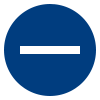
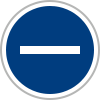
Layer changes from the first (100, 100) image to the second:
added layer "Ellipse 1 Kopie" above "Ellipse 1" over [0,0,100,100]
painted on "Ellipse 1" over [4,4,96,96]
